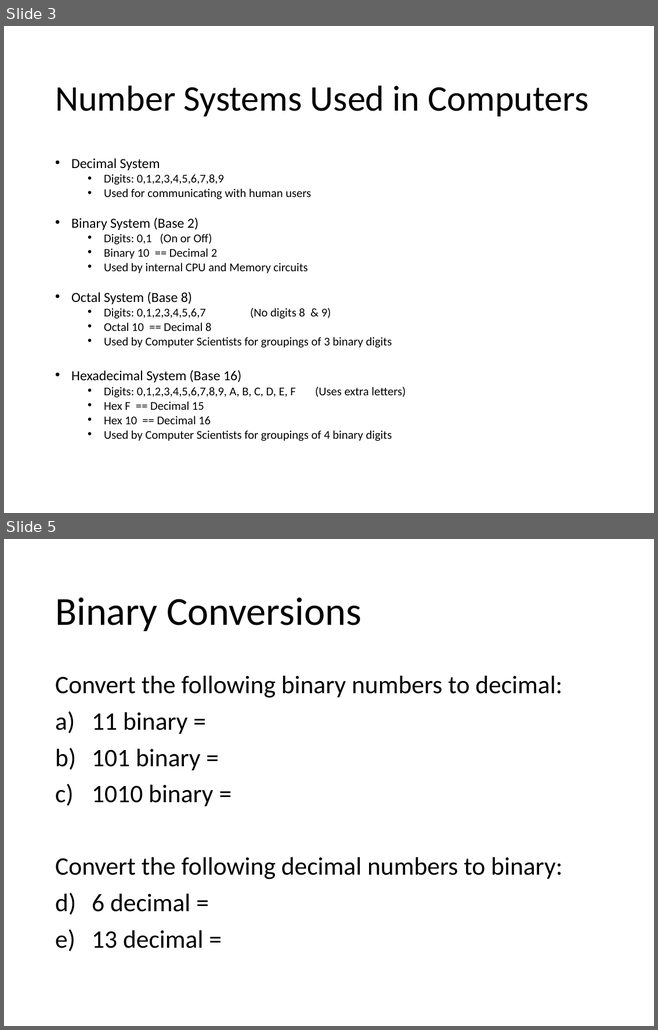
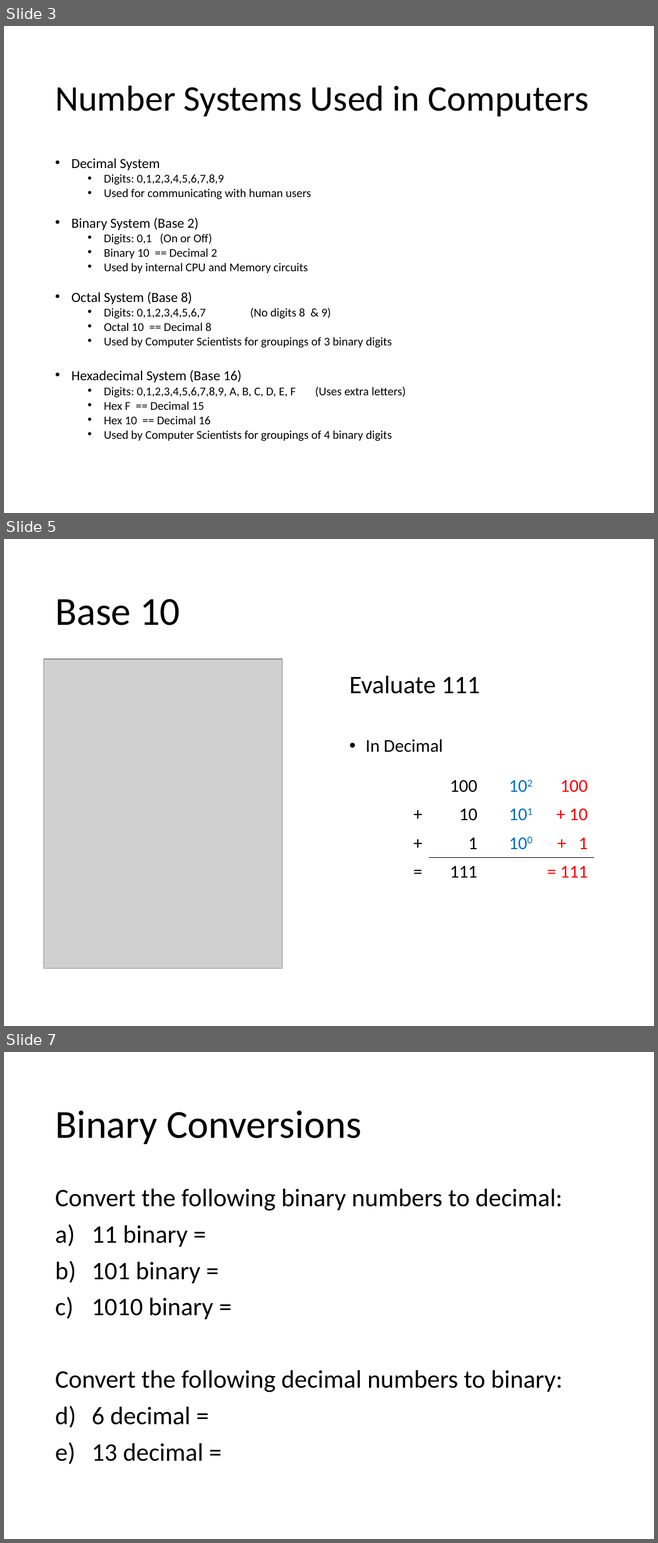
Before and after one commit to optimalcore/ICS2O0, a slide deck: Topic A Computer Concepts/BinaryNumbers.pptx. Shown one above the other, each under a label of ours: slides 3 and 5 before the commit, slides 3, 5 and 7 after it; the slides between them are not shown. The pictures are 658x1030 and 658x1543 pixels, drawn with LibreOffice and Linux fonts; fonts in the diff are those of the drawing; grey boxes stand for pictures. Boxes give left, top, right and bottom in pixels: in the first picture for what was removed or moved away, otherwise in the second. Text is boxed around its words. In the diff, an @@ line names an element or a change of style, - is before the commit and + after.

```diff
--- a/Topic A Computer Concepts/BinaryNumbers.pptx
+++ b/Topic A Computer Concepts/BinaryNumbers.pptx
@@ slide 5 added at box(4, 539, 654, 1026), background #FFFFFF @@
@@ title added at box(55, 599, 180, 625), 44 pt, text #000000 @@
+Base 10
@@ picture added at box(43, 659, 282, 968) @@
@@ text added at box(349, 675, 480, 752), 28 pt, text #000000 @@
+Evaluate 111
+• In Decimal
@@ table added at box(397, 772, 594, 884), 4 rows, 4 columns @@
+ | 100 | 102 | 100
++ | 10 | 101 | + 10
++ | 1 | 100 | + 1
+= | 111 |  | = 111
@@ what was slide 5 is now slide 7 @@
```
Also in this commit, not shown: 4 slides changed, 4 other slides added, 2 slides removed.
